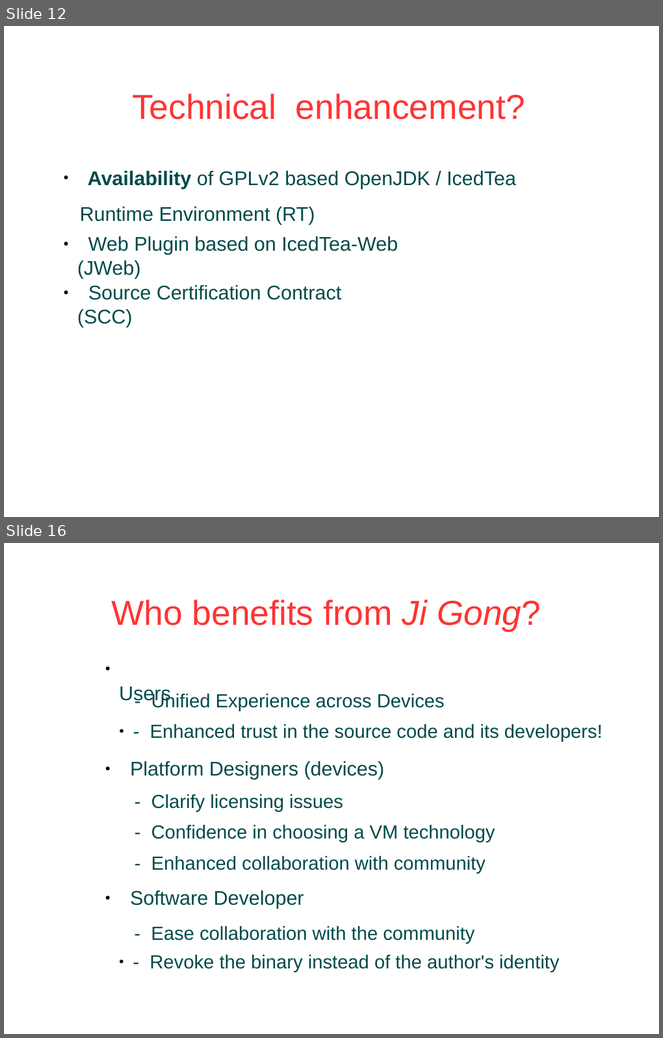
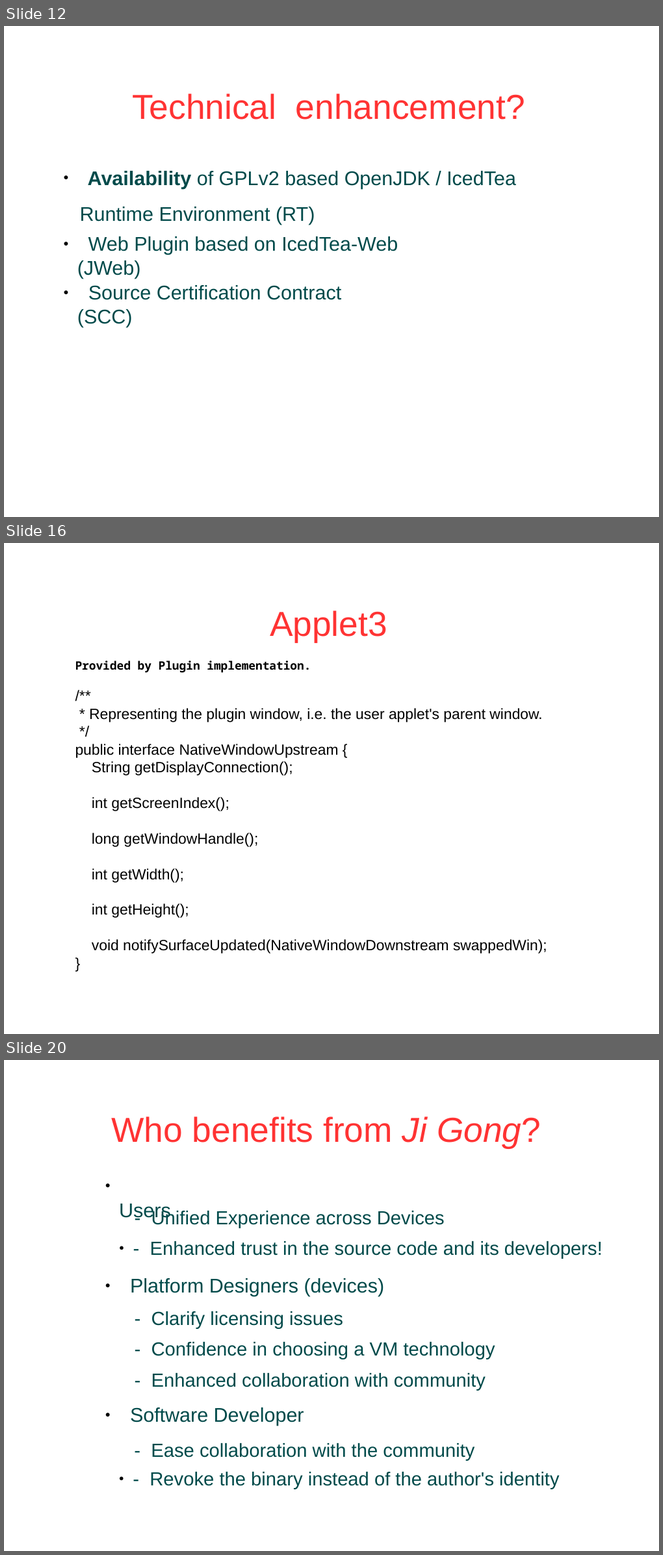
Before and after one commit to JogAmp/jogamp.org, a slide deck: doc/fosdem2014/jogamp-Fosdem2014.odp. Shown one above the other, each under a label of ours: slides 12 and 16 before the commit, slides 12, 16 and 20 after it; the slides between them are not shown. The pictures are 663x1038 and 663x1555 pixels, drawn with LibreOffice and Linux fonts; fonts in the diff are those of the drawing; background and template pictures are left out. Boxes give left, top, right and bottom in pixels: in the first picture for what was removed or moved away, otherwise in the second. Text is boxed around its words. In the diff, an @@ line names an element or a change of style, - is before the commit and + after.

```diff
--- a/doc/fosdem2014/jogamp-Fosdem2014.odp
+++ b/doc/fosdem2014/jogamp-Fosdem2014.odp
@@ slide 16 added at [4, 543, 659, 1034], background #FFFFFF @@
@@ title added at [270, 611, 388, 642], 42 pt, text #FF3333 @@
+Applet3
@@ text added at [76, 661, 547, 954], 18 pt, text #000000 @@
+Provided by Plugin implementation.
+/**
+* Representing the plugin window, i.e. the user applet's parent window.
+*/
+public interface NativeWindowUpstream {
+String getDisplayConnection();
+int getScreenIndex();
+long getWindowHandle();
+int getWidth();
+int getHeight();
+void notifySurfaceUpdated(NativeWindowDownstream swappedWin);
+}
@@ what was slide 16 is now slide 20 @@
```
Also in this commit, not shown: 4 slides changed, 3 other slides added, 1 other file.
